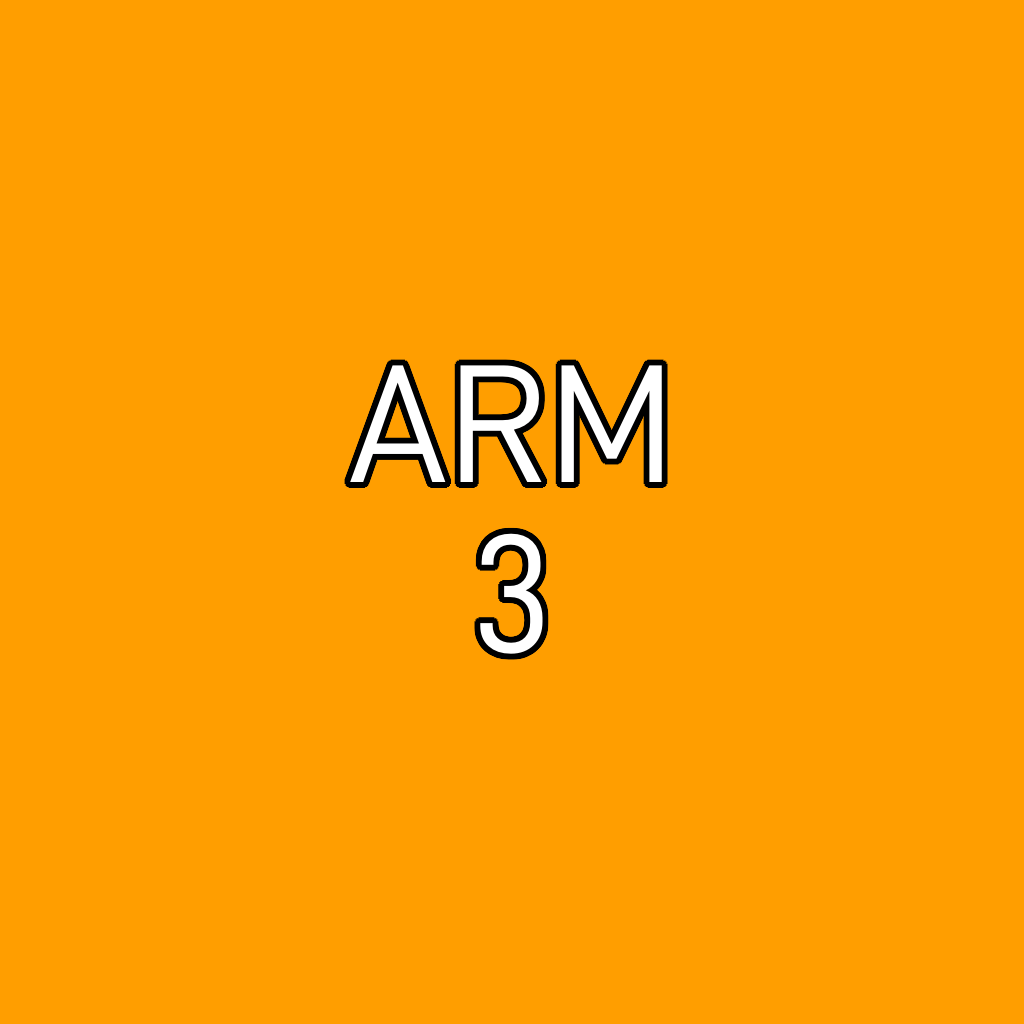
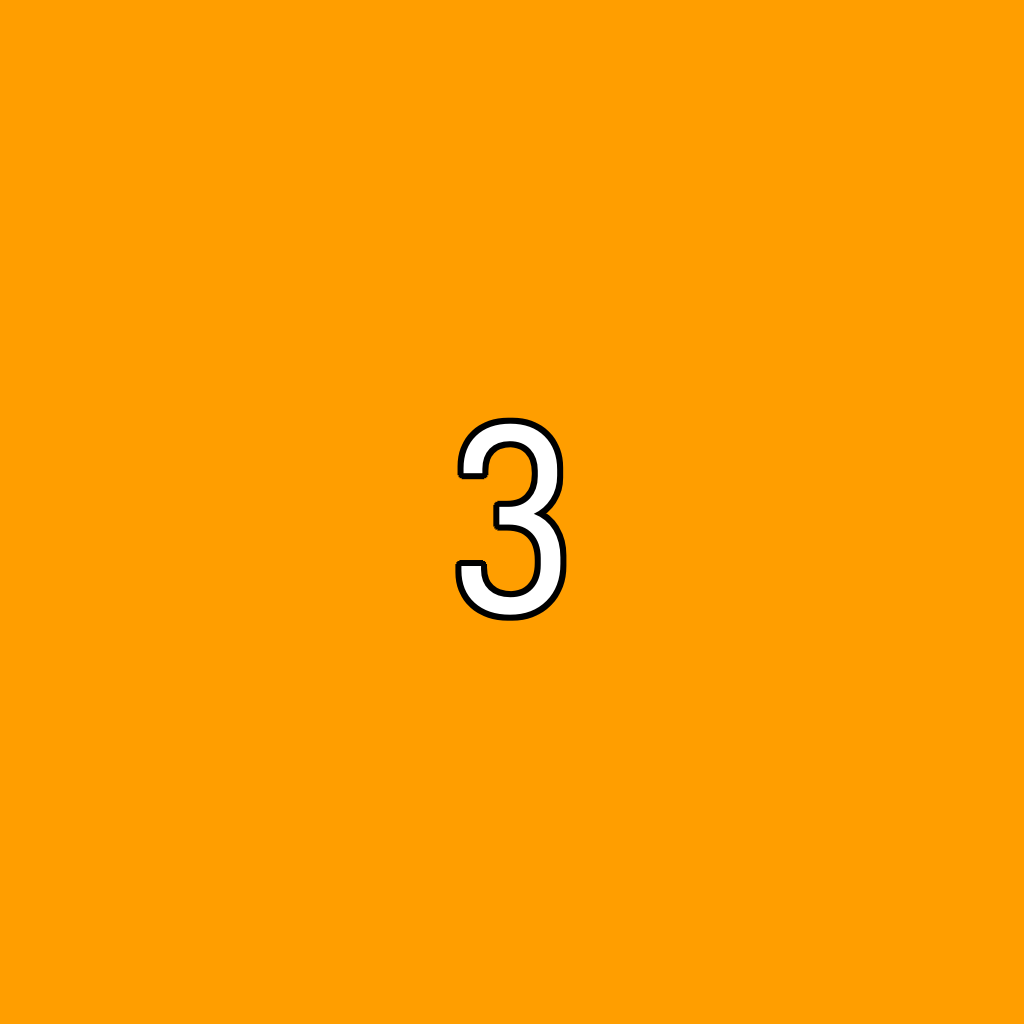
Layered file, before and after one edit (1024x1024). Changes by layer:
renamed "ARM ... #2" to "3", painted on it over bbox(350, 365, 662, 654)
painted on "outline copy #1" over bbox(344, 359, 668, 660)
